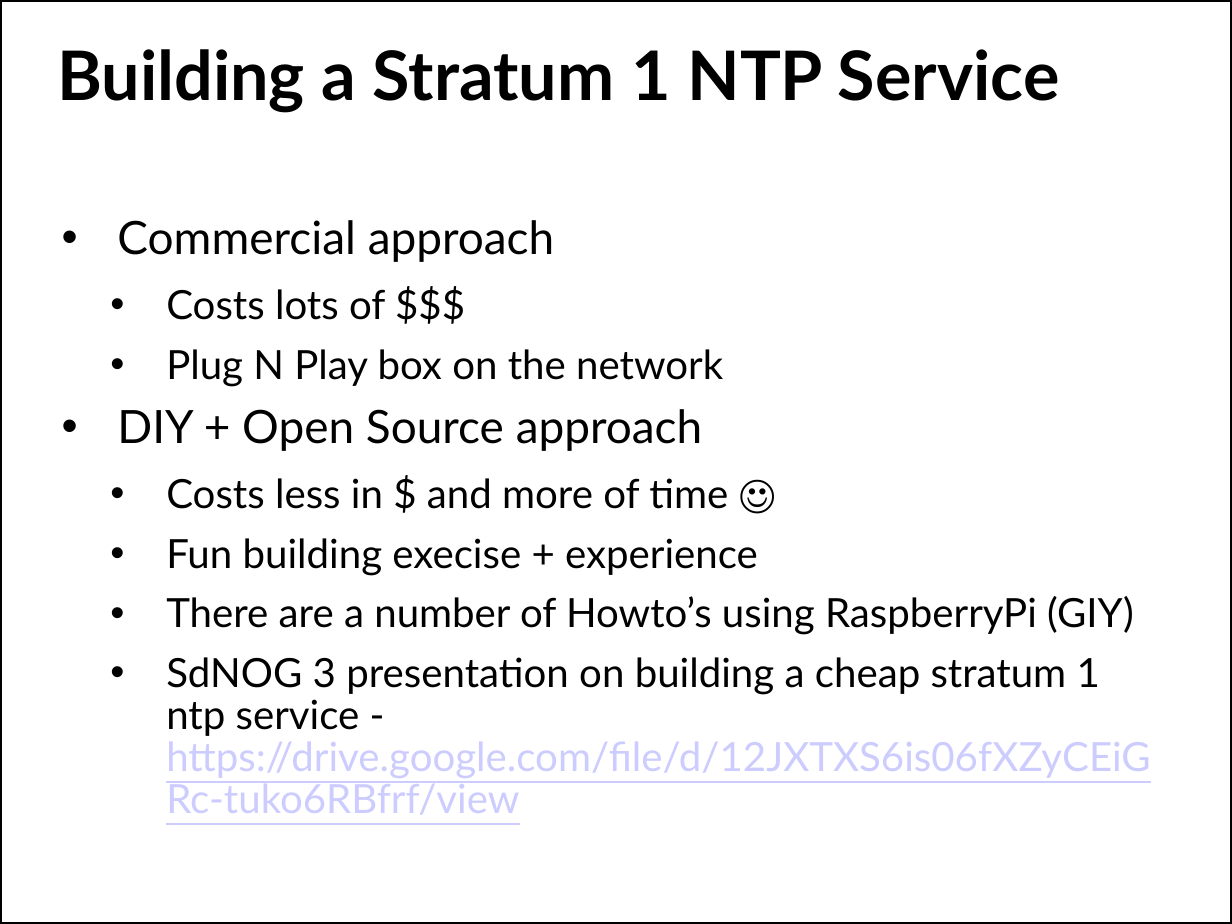
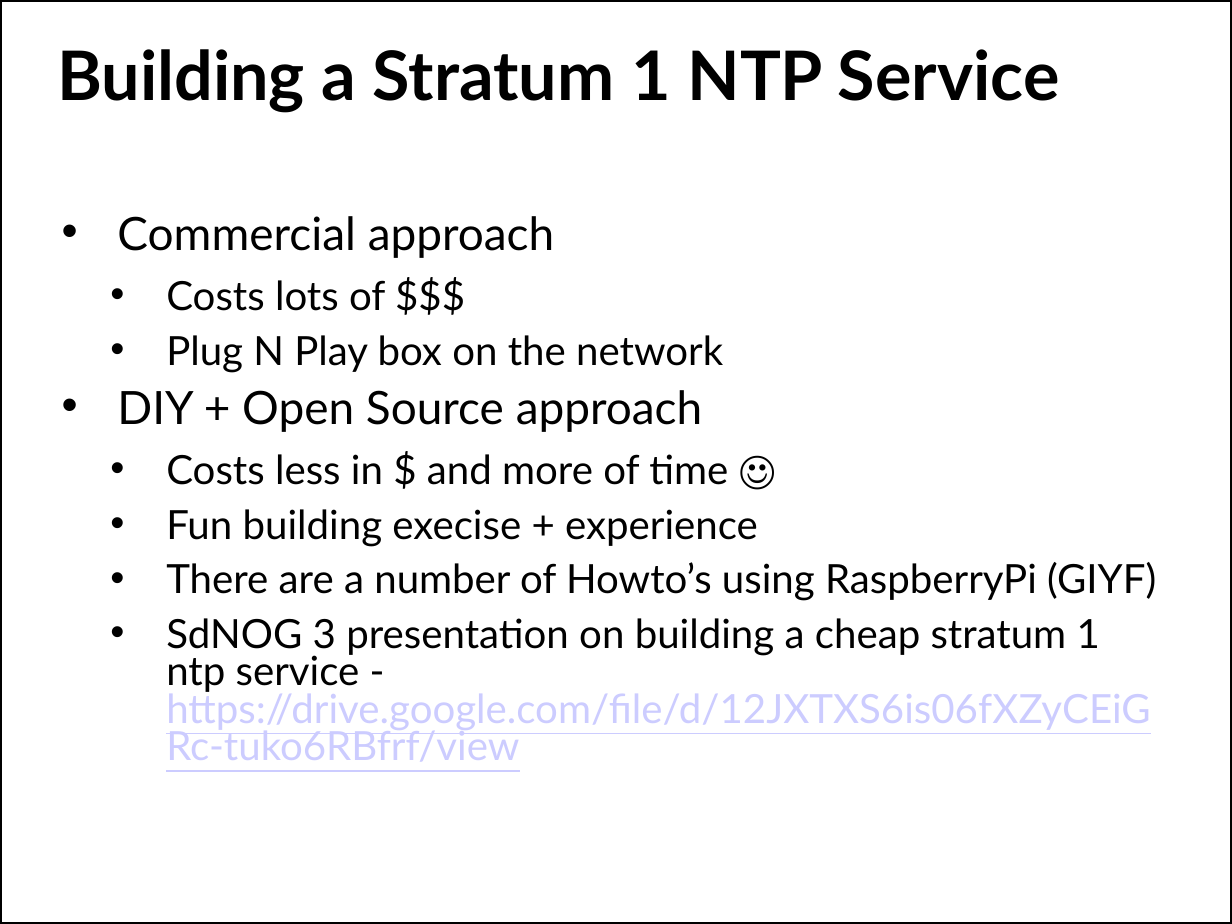
Before and after one commit to afnog/sse, a slide deck: slide 9 of ntp/ntp-service.pptx. Drawn at 1232x924 pixels with LibreOffice and Linux fonts; fonts in the diff are those of the drawing; background and template pictures are left out. Boxes give left, top, right and bottom in pixels: in the first picture for what was removed or moved away, otherwise in the second. Text is boxed around its words. In the diff, an @@ line names an element or a change of style, - is before the commit and + after.

```diff
--- a/ntp/ntp-service.pptx
+++ b/ntp/ntp-service.pptx
@@ text at <box>117,216,1151,762</box>: line spacing 0.87 to 0.77 @@
@@ text at <box>166,562,1156,601</box>: text changed @@
-  • There are a number of Howto’s using RaspberryPi (GIY)
+  • There are a number of Howto’s using RaspberryPi (GIYF)
```
Also in this commit, not shown: 8 other slides changed, 1 slide removed, 1 other file.
